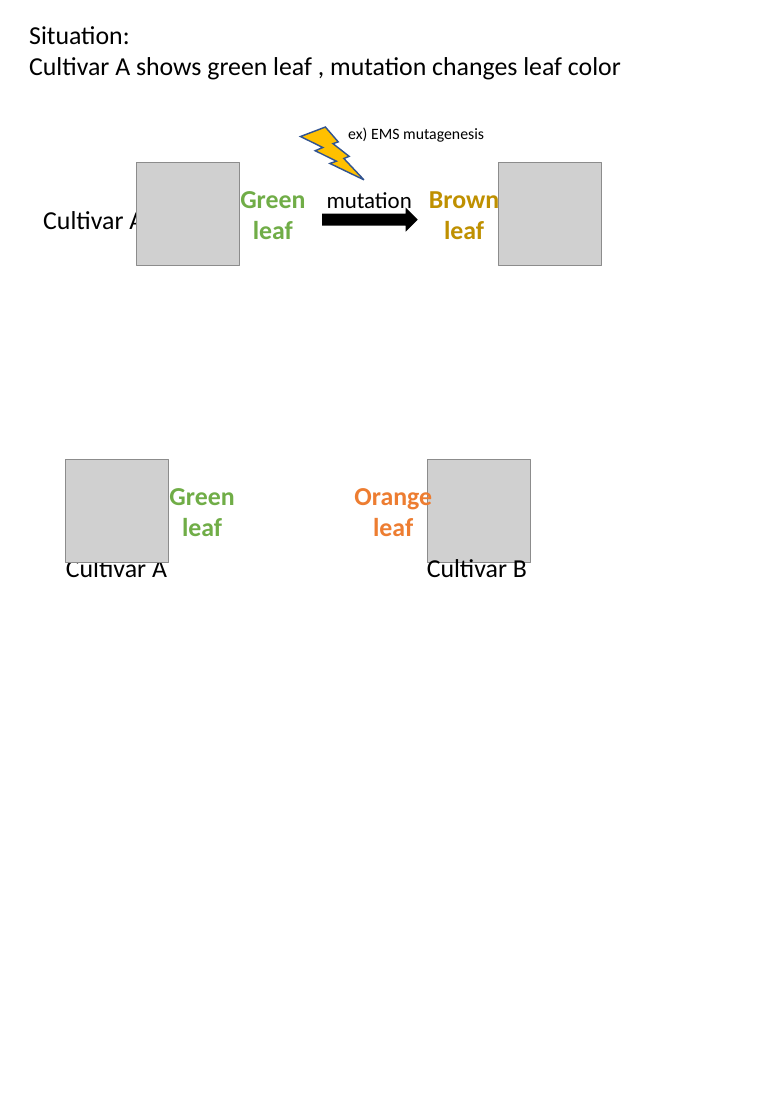
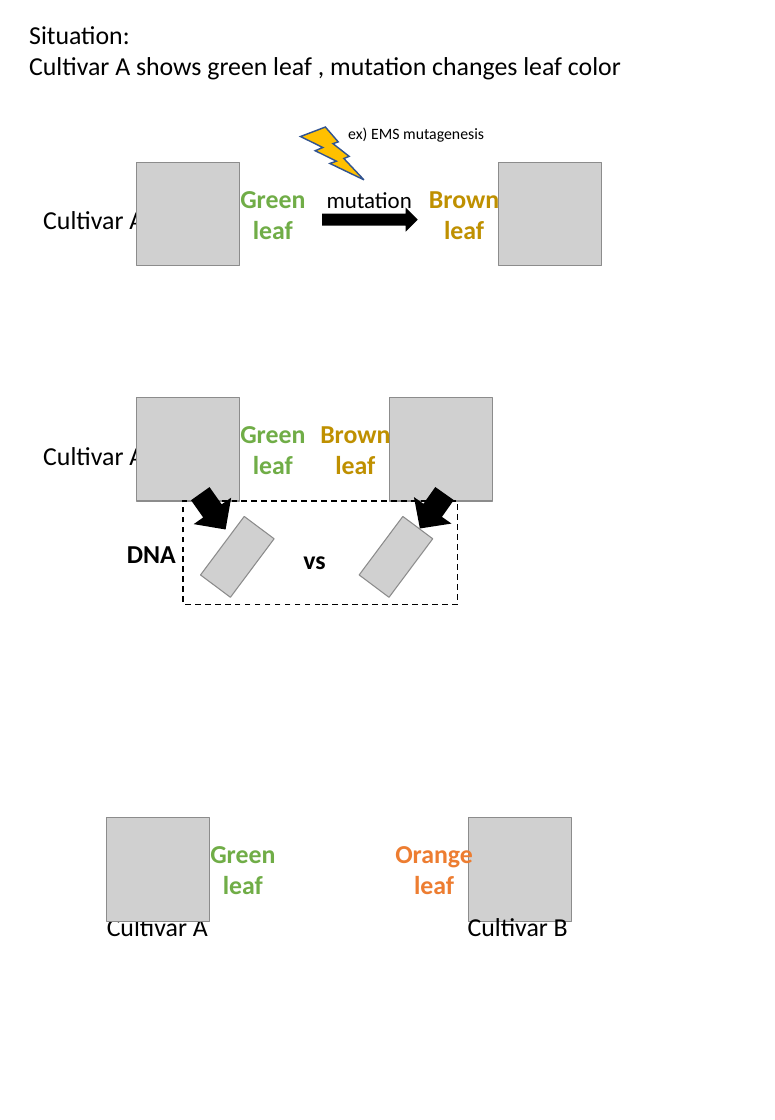
Before and after one commit to slt666666/FAO_lecture, a slide deck: slide 2 of FAO_2024/mutmapqtlseq.pptx. Drawn at 775x1120 pixels with LibreOffice and Linux fonts; fonts in the diff are those of the drawing; grey boxes stand for pictures. Boxes give left, top, right and bottom in pixels: in the first picture for what was removed or moved away, otherwise in the second. Text is boxed around its words. In the diff, an @@ line names an element or a change of style, - is before the commit and + after.

```diff
--- a/FAO_2024/mutmapqtlseq.pptx
+++ b/FAO_2024/mutmapqtlseq.pptx
@@ picture added at bbox=[136, 398, 240, 501] @@
@@ picture added at bbox=[390, 398, 493, 501] @@
@@ text added at bbox=[43, 443, 144, 471], 18 pt, text #000000 @@
+Cultivar A
@@ text added at bbox=[240, 426, 305, 474], 18 pt, text #70AD47, bold @@
+Green leaf
@@ text added at bbox=[320, 422, 390, 475], 18 pt, text #BF9000, bold @@
+Brown leaf
@@ down arrow added at bbox=[183, 481, 242, 541], fill #000000, outline #000000 1 pt @@
@@ rectangle added at bbox=[183, 501, 458, 604], outline #000000 1 pt dashed @@
@@ down arrow added at bbox=[403, 481, 462, 540], fill #000000, outline #000000 1 pt @@
@@ picture added at bbox=[201, 516, 275, 597] @@
@@ picture added at bbox=[359, 516, 433, 597] @@
@@ text added at bbox=[127, 546, 176, 563], 18 pt, text #000000, bold @@
+DNA
@@ text added at bbox=[303, 556, 325, 569], 18 pt, text #000000, bold @@
+vs
@@ picture: place and size @@
-picture at bbox=[65, 460, 168, 563]
+picture at bbox=[106, 817, 210, 921]
@@ picture: place and size @@
-picture at bbox=[428, 460, 531, 563]
+picture at bbox=[468, 817, 571, 921]
@@ 4 texts: place and size @@
-4 texts at bbox=[66, 484, 527, 584]
+4 texts at bbox=[107, 842, 568, 943]
```
Also in this commit, not shown: 1 other file.
